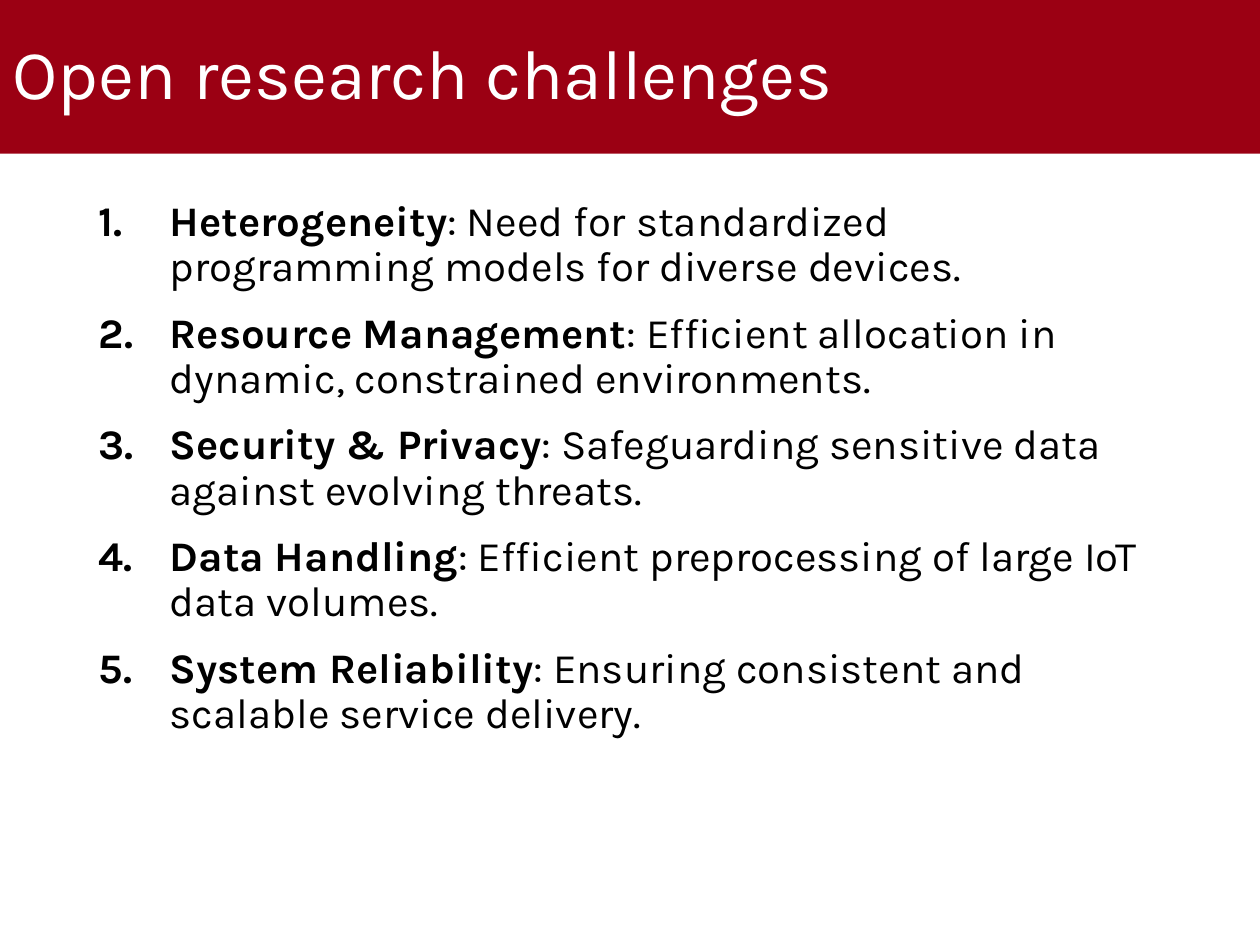
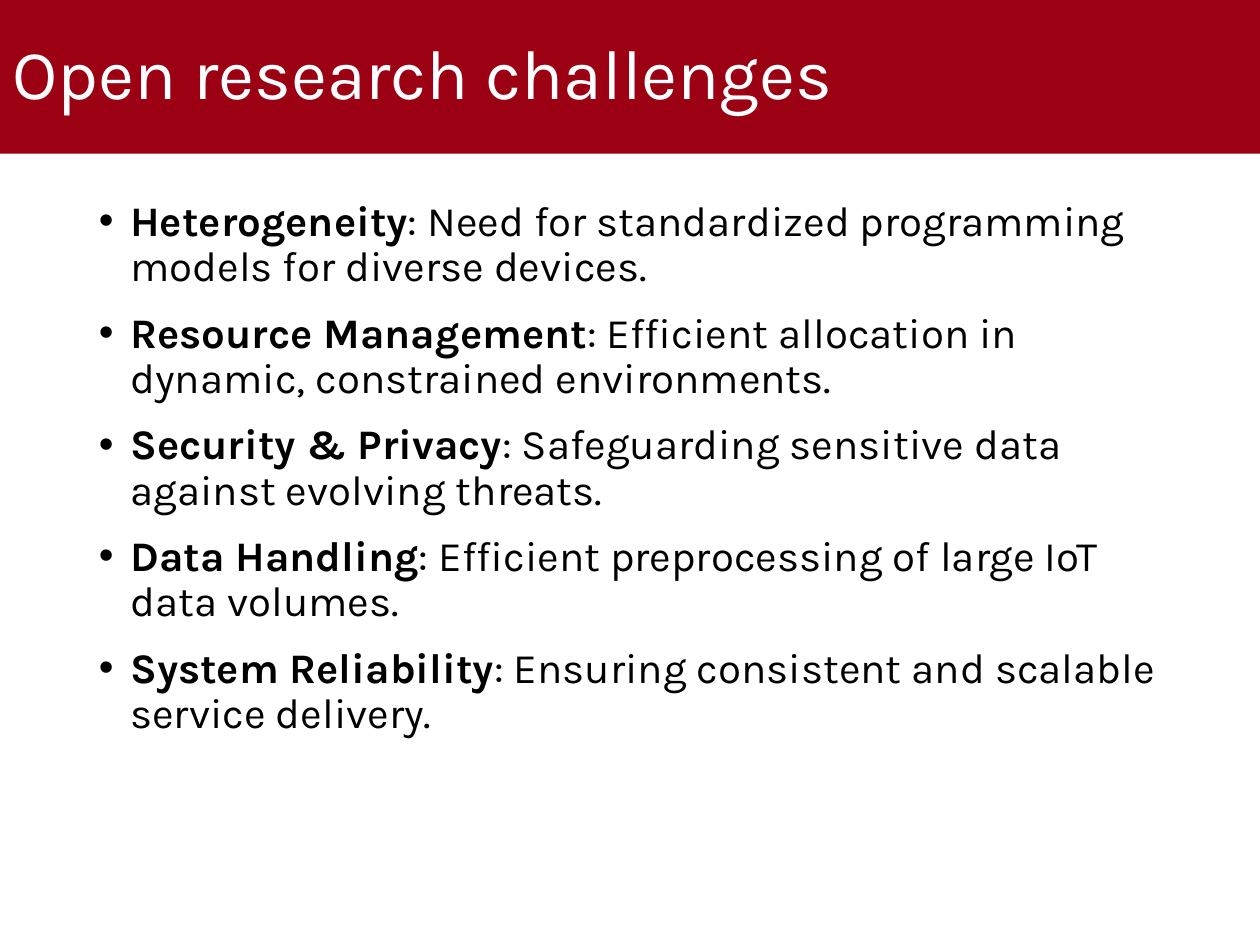
Before and after one commit to MikeIsBack/UniPD-MSc-Computer-Science-courses, a slide deck: slide 16 of Wireless Networks for Mobile Applications/Project/Presentation/Presentation.pptx. Drawn at 1260x945 pixels with LibreOffice and Linux fonts; fonts in the diff are those of the drawing; background and template pictures are left out. Boxes give left, top, right and bottom in pixels: in the first picture for what was removed or moved away, otherwise in the second. Text is boxed around its words. In the diff, an @@ line names an element or a change of style, - is before the commit and + after.

```diff
--- a/Wireless Networks for Mobile Applications/Project/Presentation/Presentation.pptx
+++ b/Wireless Networks for Mobile Applications/Project/Presentation/Presentation.pptx
@@ text "Heterogeneity: Need for standardized programming ..." at (130, 206, 1155, 739): bullet 1. to • @@
```
Also in this commit, not shown: 2 other slides changed, 14 other files.
